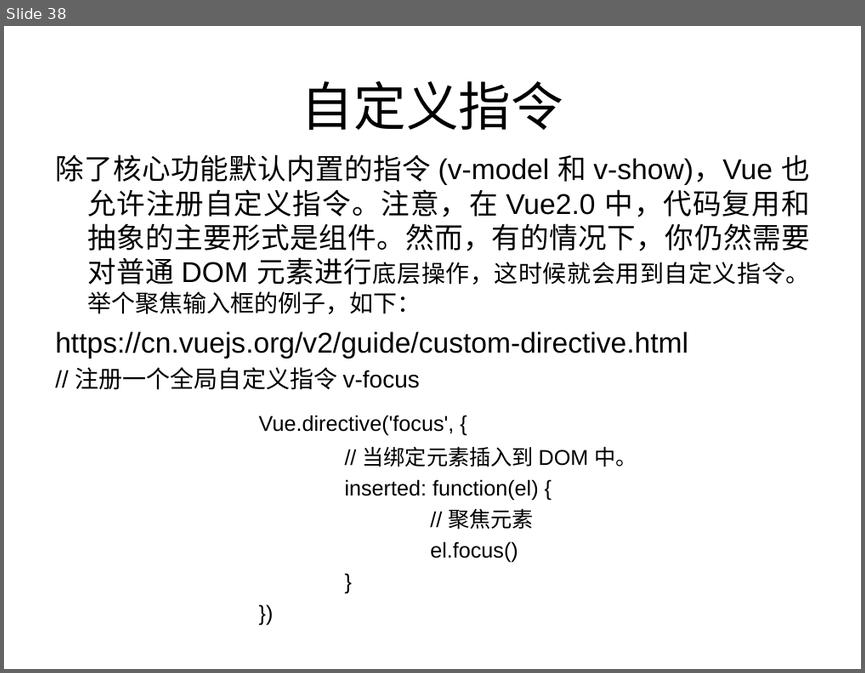
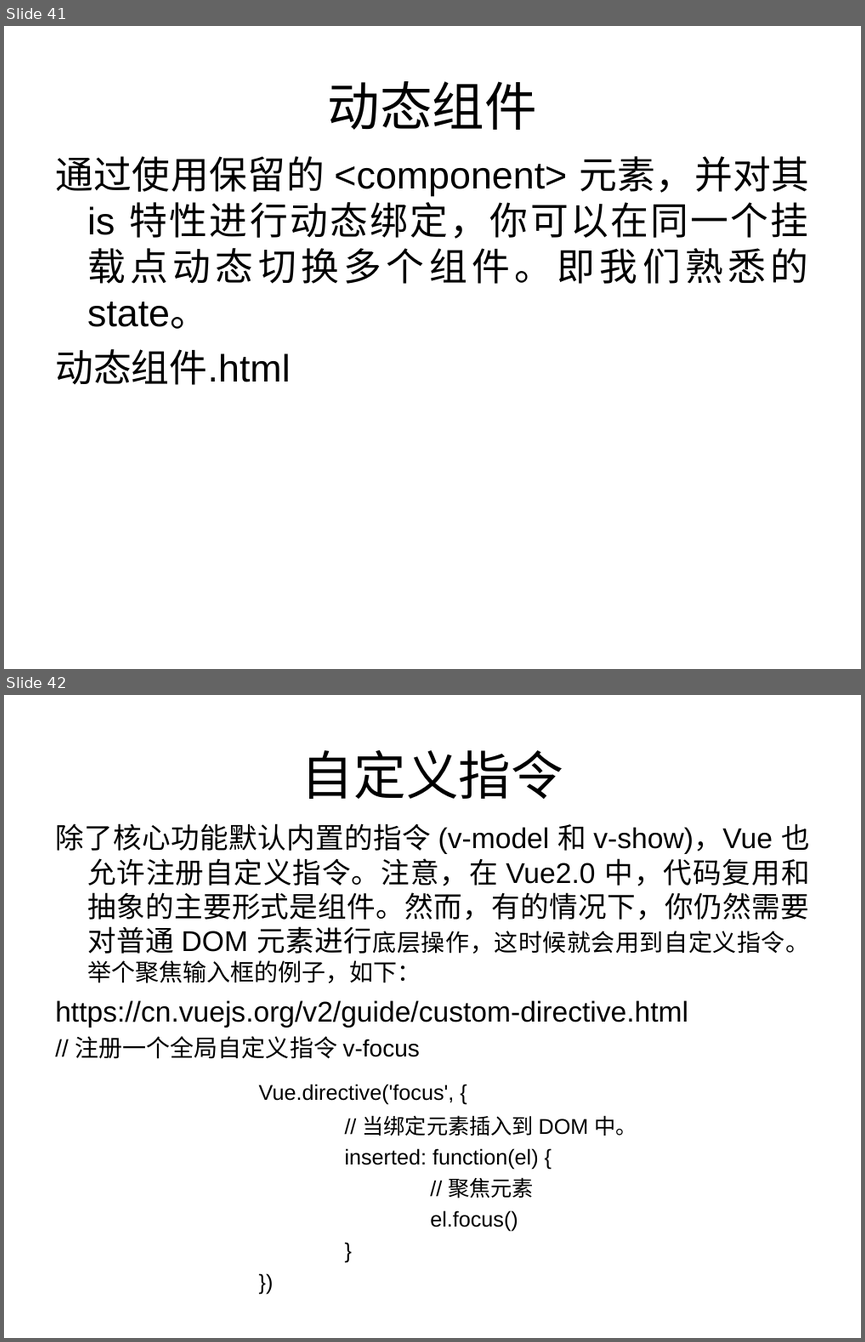
Before and after one commit to zhang13/VueLearn, a slide deck: doc/Vue入坑指南.ppt. Shown one above the other, each under a label of ours: slide 38 before the commit, slides 41 and 42 after it. The pictures are 865x673 and 865x1342 pixels, drawn with LibreOffice and Linux fonts; fonts in the diff are those of the drawing. Boxes give left, top, right and bottom in pixels: in the first picture for what was removed or moved away, otherwise in the second. Text is boxed around its words. In the diff, an @@ line names an element or a change of style, - is before the commit and + after.

```diff
--- a/doc/Vue入坑指南.ppt
+++ b/doc/Vue入坑指南.ppt
@@ slide 41 added at (4,26,861,669), background #FFFFFF @@
@@ title added at (328,81,537,130), 44 pt, text #000000 @@
+动态组件
@@ text added at (55,156,809,385), 32 pt, text #000000 @@
+通过使用保留的 <component> 元素，并对其 is 特性进行动态绑定，你可以在同一个挂载点动态切换多个组件。即我们熟悉的state。
+动态组件.html
@@ what was slide 38 is now slide 42 @@
```
Also in this commit, not shown: 1 slide changed, 3 other slides added, 5 other files.
